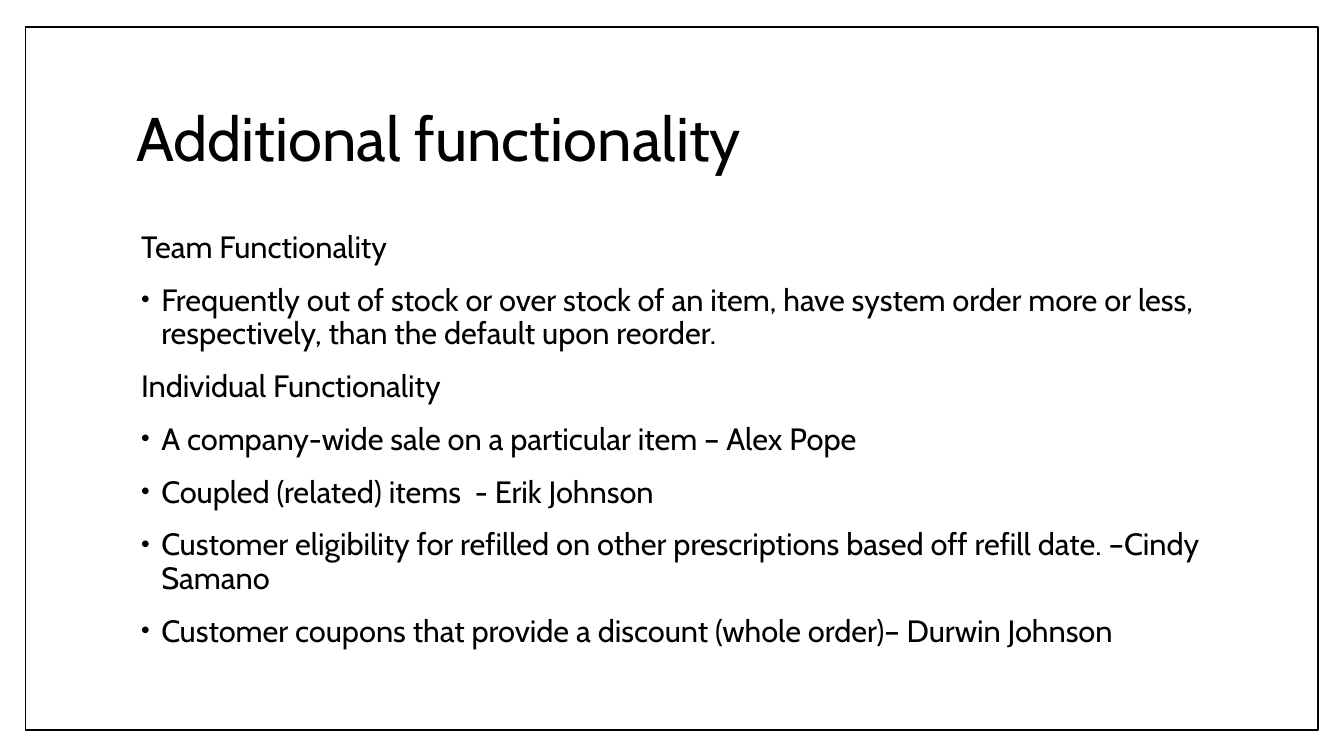
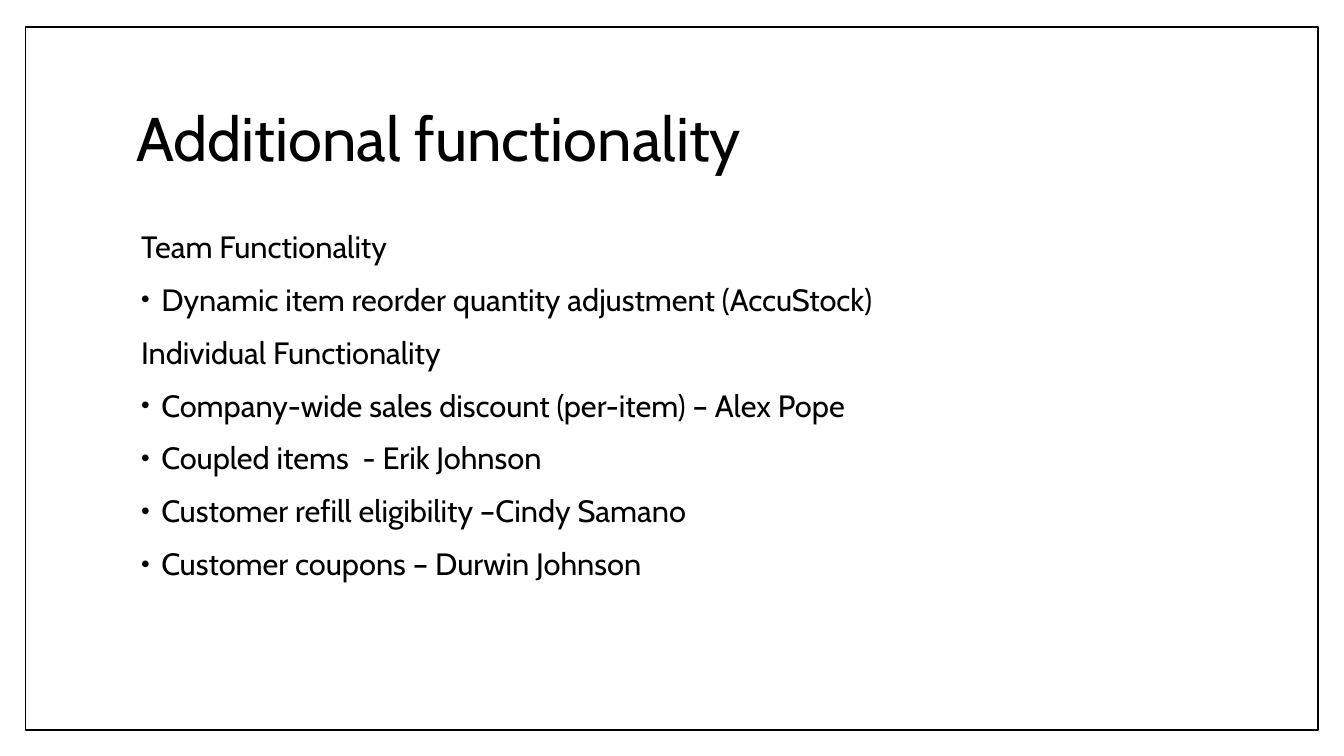
Before and after one commit to umdfeynman/umdfeynman, a slide deck: slide 7 of Work_In_Progress/CS/SPMP_Presentation_Erik_Modified.pptx. Drawn at 1344x756 pixels with LibreOffice and Linux fonts; fonts in the diff are those of the drawing. Boxes give left, top, right and bottom in pixels: in the first picture for what was removed or moved away, otherwise in the second. Text is boxed around its words. In the diff, an @@ line names an element or a change of style, - is before the commit and + after.

Commit message:
Overwrite Erik's mods with correct version of file

```diff
--- a/Work_In_Progress/CS/SPMP_Presentation_Erik_Modified.pptx
+++ b/Work_In_Progress/CS/SPMP_Presentation_Erik_Modified.pptx
@@ text at bbox=[161, 288, 872, 318]: text changed @@
-• Frequently out of stock or over stock of an item, have system order more or less, respectively, than the default upon reorder.
+• Dynamic item reorder quantity adjustment (AccuStock)
@@ text at bbox=[161, 394, 845, 582]: text changed @@
-• A company-wide sale on a particular item – Alex Pope
-• Coupled (related) items - Erik Johnson
-• Customer eligibility for refilled on other prescriptions based off refill date. –Cindy Samano
-• Customer coupons that provide a discount (whole order)– Durwin Johnson
+• Company-wide sales discount (per-item) – Alex Pope
+• Coupled items - Erik Johnson
+• Customer refill eligibility –Cindy Samano
+• Customer coupons – Durwin Johnson
```
Also in this commit, not shown: 17 other slides changed.
